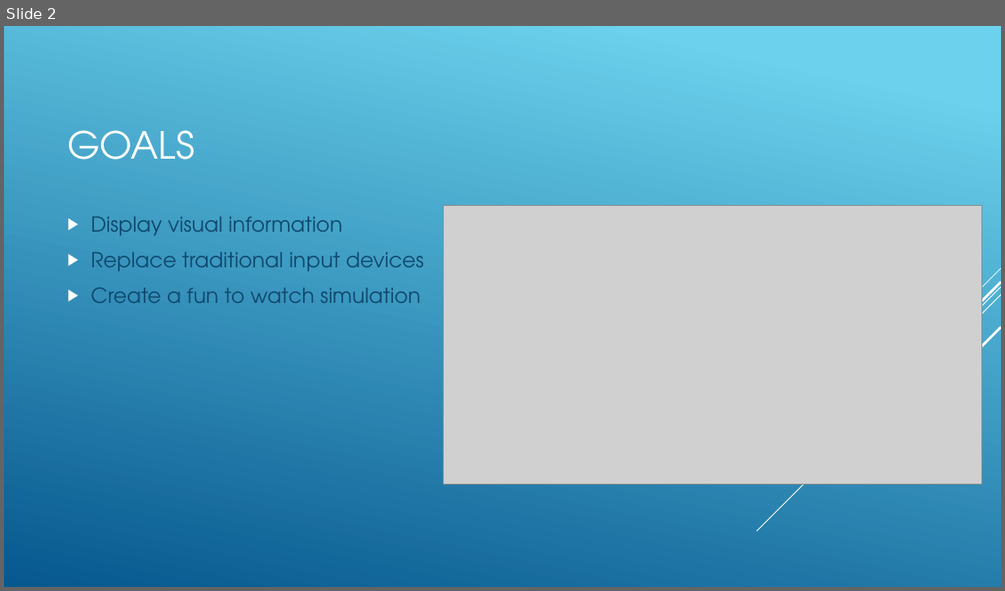
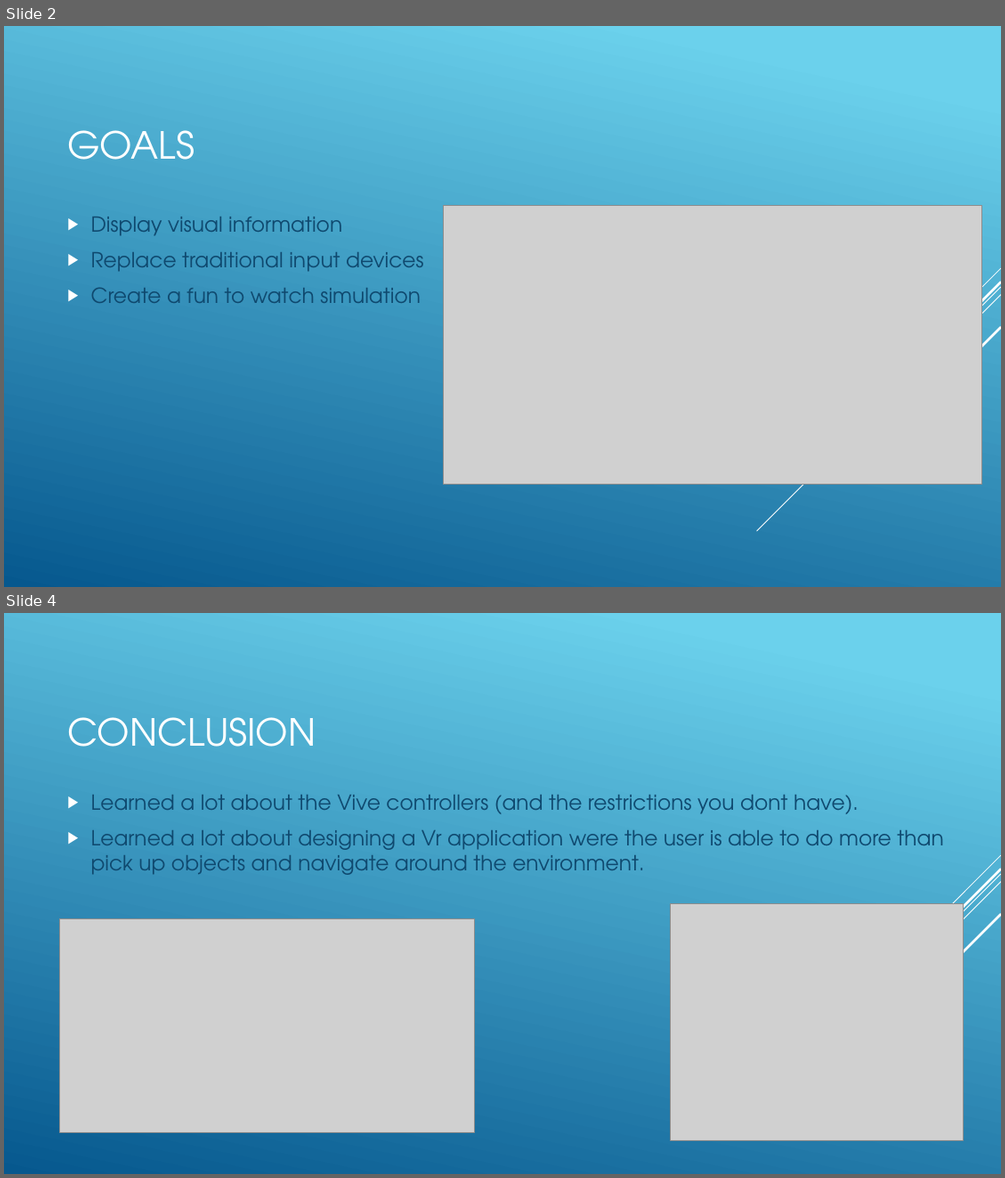
Before and after one commit to Hugo5503/CapitaSelecta, a slide deck: Capita Selecta/Building an VR ship simulation Presentation Hugo Leenen.pptx. Shown one above the other, each under a label of ours: slide 2 before the commit, slides 2 and 4 after it; the slides between them are not shown. The pictures are 1005x591 and 1005x1178 pixels, drawn with LibreOffice and Linux fonts; fonts in the diff are those of the drawing; grey boxes stand for pictures. Boxes give left, top, right and bottom in pixels: in the first picture for what was removed or moved away, otherwise in the second. Text is boxed around its words. In the diff, an @@ line names an element or a change of style, - is before the commit and + after.

```diff
--- a/Capita Selecta/Building an VR ship simulation Presentation Hugo Leenen.pptx
+++ b/Capita Selecta/Building an VR ship simulation Presentation Hugo Leenen.pptx
@@ slide 4 added at (4, 613, 1001, 1174), background gradient #6ED2EB to #06588E; not listed: 5 template elements that a slide beside it also shows @@
@@ title added at (67, 717, 316, 747), 36 pt, text #FFFFFF @@
+CONCLUSION
@@ text added at (91, 795, 943, 875), 20 pt, text #0F496F @@
+▶ Learned a lot about the Vive controllers (and the restrictions you dont have).
+▶ Learned a lot about designing a Vr application were the user is able to do more than pick up objects and navigate around the environment.
@@ picture added at (671, 904, 963, 1141) @@
@@ picture added at (60, 919, 474, 1133) @@
```
Also in this commit, not shown: 1 slide changed, 2 other slides added, 2 slides removed.
